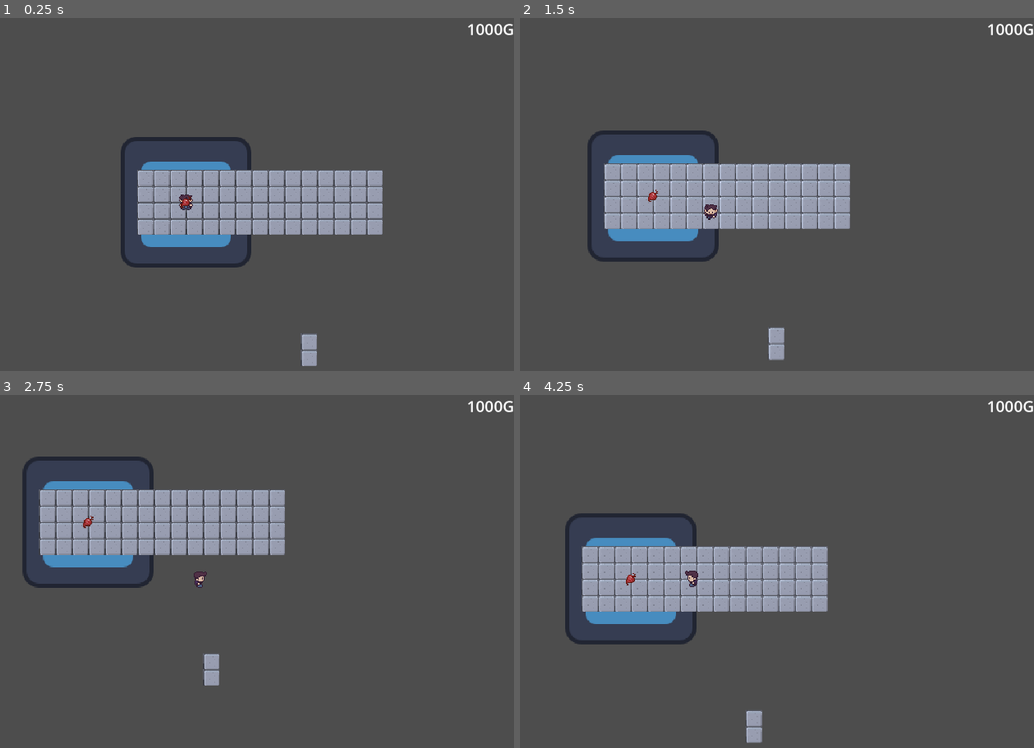
Above: before the commit, frames 1-4 (two rows, left to right).
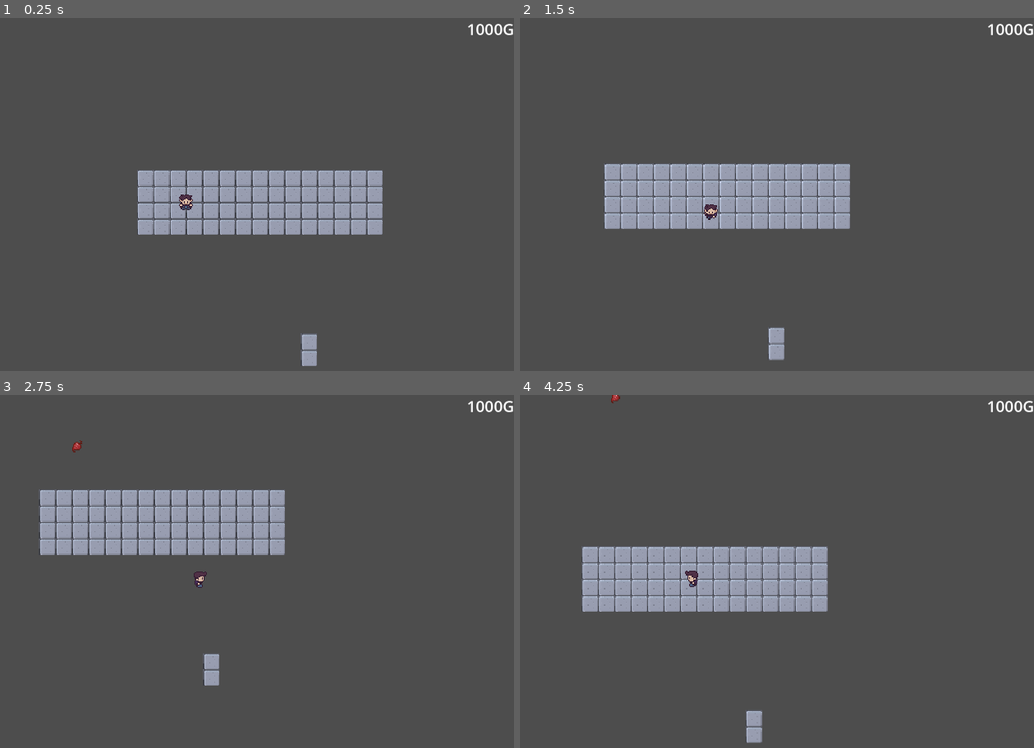
Above: after the commit, the same moments.

Repository: teanochka/beetroot_game
Game: Godot game, scene res://scenes/level.tscn
Same seed, same stepped clock (60 frames per second), same inputs: the game is played once before the commit and once after it. The engine's default icon, where the game draws it, is replaced by a stand-in: a white triangle on a blue panel in a dark square.
Inputs (mouse positions are in pixels of both pictures, inside the frame that each line leads up to):
- Up to frame 1 (0.25 s): no input
- Up to frame 2 (1.5 s): tap Enter at 0.5 s; move the mouse to (848, 183) at 0.52 s; hold D (right) 0.53-1.28 s; click (848, 183) at 0.67 s; move the mouse to (576, 219) at 1.27 s; hold S (down) from 1.28 s (still down); click (576, 219) at 1.42 s
- Up to frame 3 (2.75 s): move the mouse to (251, 497) at 2.02 s; release S (down) at 2.03 s; hold D (right) from 2.03 s (still down); click (251, 497) at 2.17 s
- Up to frame 4 (4.25 s): move the mouse to (674, 652) at 2.77 s; release D (right) at 2.78 s; hold W (up) 2.78-3.53 s; click (674, 652) at 2.92 s; move the mouse to (900, 635) at 3.52 s; hold A (left) from 3.53 s (still down); click (900, 635) at 3.67 s

The runs differ from the first frame. In frame 1, 2.0% of the frame differs, in the area x 23-49%, y 33-71%; in frame 2, 2.1%; in frame 3, 2.1%; in frame 4, 2.1%, in the area x 8-35%, y 0-71%.

Commit message:
conveyors working

Diff:
--- a/project.godot
+++ b/project.godot
@@ -23,6 +23,7 @@
 [global_group]
 
 GameManager=""
+BuildingPlacer=""
 
 [input]
 
--- a/scenes/Item.gd
+++ b/scenes/Item.gd
@@ -1,34 +1,45 @@
 extends Area2D
 
-@export var speed := 40.0
-@onready var sprite := $Sprite2D
+signal cell_changed(cell: Vector2i)
+@export var conveyor_speed: float = 100.0
 var current_cell: Vector2i
-var map: TileMap  # ссылка на твой TileMap
+var is_falling: bool = true
+@onready var tilemap := get_tree().get_first_node_in_group("BuildingPlacer")
 
-func _physics_process(delta):
-	if map == null:
-		return
+func _process(_delta):
+	if tilemap:
+		# смещаем проверку на полклетки вниз
+		var cell_below_pos = global_position + Vector2(0, tilemap.tile_set.tile_size.y / 2)
+		var new_cell = tilemap.local_to_map(tilemap.to_local(cell_below_pos))
 
-	# Получаем клетку под предметом
-	var cell = map.local_to_map(map.to_local(global_position))
-	current_cell = cell
+		if new_cell != current_cell:
+			current_cell = new_cell
+			emit_signal("cell_changed", current_cell)
 
-	# Проверяем, есть ли постройка под предметом
-	if map.has_meta("occupied_cells"):  # если хранишь словарь на TileMap
-		var data = map.get_meta("occupied_cells")
-		if data.has(cell):
-			var btype = data[cell]
-			match btype:
-				"conveyor":
-					move_on_conveyor(delta)
-				"washer":
-					process_in_washer()
-				_:  # другие типы
-					pass
 
-func move_on_conveyor(delta):
-	global_position += Vector2.RIGHT * speed * delta
+		if not is_falling:
+			var building_type = check_building_below()
+			if building_type == "conveyor":
+				global_position.x += conveyor_speed * _delta
+			elif building_type == "":
+				print("Под предметом ничего нет — удаляем его.")
+				queue_free()
 
-func process_in_washer():
-	# здесь можно сделать логику "исчез на 10 секунд, потом вернуть"
-	queue_free()
+
+func check_building_below() -> String:
+	if not tilemap:
+		return ""
+	var building_type = tilemap.get_building_type_at_cell(current_cell)
+	if building_type != "":
+		print("Под предметом находится постройка типа:", building_type)
+	else:
+		print("Под предметом ничего нет")
+	return building_type
+
+func on_fall_finished():
+	is_falling = false
+	print("Предмет приземлился, начинаем проверку под ним...")
+	var building_type = tilemap.get_building_type_at_cell(current_cell)
+	if building_type == "":
+		print("Под предметом ничего нет — удаляем.")
+		queue_free()
--- a/scenes/item.tscn
+++ b/scenes/item.tscn
@@ -12,6 +12,8 @@
 [node name="Sprite2D" type="Sprite2D" parent="."]
 texture_filter = 1
 texture = ExtResource("1_4gq7n")
+offset = Vector2(-8, -1)
 
 [node name="CollisionShape2D" type="CollisionShape2D" parent="."]
+position = Vector2(-8, -1)
 shape = SubResource("CircleShape2D_r3ghi")
--- a/scenes/level.tscn
+++ b/scenes/level.tscn
@@ -26,17 +26,18 @@
 script = ExtResource("1_ppgk2")
 
 [node name="Sprite2D" type="Sprite2D" parent="."]
+visible = false
 texture = ExtResource("1_w7c3h")
 
 [node name="TileMapLayer" type="TileMapLayer" parent="."]
 tile_map_data = PackedByteArray("AAD9////AAAAAAAAAAD+////AAAAAAAAAAD/////AAAAAAAAAAAAAP//AAAAAAAAAAABAP//AAAAAAAAAAACAP …(912 unchanged characters)…
 tile_set = SubResource("TileSet_2r41h")
 
-[node name="BildingPlacer" type="TileMapLayer" parent="."]
+[node name="BuildingPlacer" type="TileMapLayer" parent="." groups=["BuildingPlacer"]]
 tile_set = SubResource("TileSet_klq6b")
 script = ExtResource("6_2r41h")
 
-[node name="GhostBuilding" type="Sprite2D" parent="BildingPlacer"]
+[node name="GhostBuilding" type="Sprite2D" parent="BuildingPlacer"]
 
 [node name="player" parent="." instance=ExtResource("2_w8frs")]
 
@@ -44,7 +45,11 @@
 
 [node name="Buildings" type="Node2D" parent="."]
 
-[node name="Item" parent="." instance=ExtResource("5_klq6b")]
-
 [node name="ItemSpawner" type="Node2D" parent="."]
 script = ExtResource("8_b121j")
+
+[node name="Item" parent="ItemSpawner" instance=ExtResource("5_klq6b")]
+visible = false
+
+[node name="Items" type="Node2D" parent="ItemSpawner"]
+position = Vector2(-7, 9)
--- a/scripts/BildingPlacer.gd
+++ b/scripts/BildingPlacer.gd
@@ -8,6 +8,7 @@
 var occupied_cells:={}
 
 func _ready():
+	add_to_group("BuildingPlacer")
 	ghost_building.visible = false
 
 	var game_manager = get_tree().get_first_node_in_group("GameManager")
@@ -75,6 +76,7 @@
 	create_building(selected_building_key, world_pos, selected_building_texture)
 	# сохраняем тип постройки в клетку
 	occupied_cells[cell] = selected_building_key
+	set_meta("occupied_cells", occupied_cells)
 	finish_placement()
 
 func create_building(building_key: String, position: Vector2, texture: Texture2D):
@@ -98,3 +100,8 @@
 	selected_building_key = ""
 	selected_building_texture = null
 	ghost_building.visible = false
+
+func get_building_type_at_cell(cell: Vector2i) -> String:
+	if occupied_cells.has(cell):
+		return occupied_cells[cell]
+	return ""
--- a/scripts/ItemSpawner.gd
+++ b/scripts/ItemSpawner.gd
@@ -1,11 +1,40 @@
 extends Node2D
 
+@export var spawn_interval := 2.0
+@onready var items_container := $Items
+@onready var timer := Timer.new()
+@onready var item_scene := preload("res://scenes/item.tscn")
 
-# Called when the node enters the scene tree for the first time.
-func _ready() -> void:
-	pass # Replace with function body.
+func _ready():
+	print("ItemSpawner готов. items_container:", items_container)
+	add_child(timer)
+	timer.wait_time = spawn_interval
+	timer.one_shot = false
+	timer.timeout.connect(spawn_item)
+	timer.start()
 
+func spawn_item():
+	print("ItemSpawner: создаём предмет...")
+	var item = item_scene.instantiate()
 
-# Called every frame. 'delta' is the elapsed time since the previous frame.
-func _process(delta: float) -> void:
-	pass
+	var start_y_offset = -200
+	item.global_position = global_position + Vector2(0, start_y_offset)
+
+	# добавляем предмет в контейнер или родителя
+	if items_container:
+		items_container.add_child(item)
+	else:
+		get_parent().add_child(item)
+		print("⚠️ Items контейнер не найден, добавляем напрямую в родителя")
+
+	print("✅ Предмет заспавнен на позиции:", item.global_position)
+
+	# создаём плавное падение
+	var tween = create_tween()
+	tween.tween_property(item, "global_position", global_position, 1.0)\
+		.set_trans(Tween.TRANS_SINE)\
+		.set_ease(Tween.EASE_IN)
+
+	tween.finished.connect(func():
+		item.on_fall_finished()
+)
